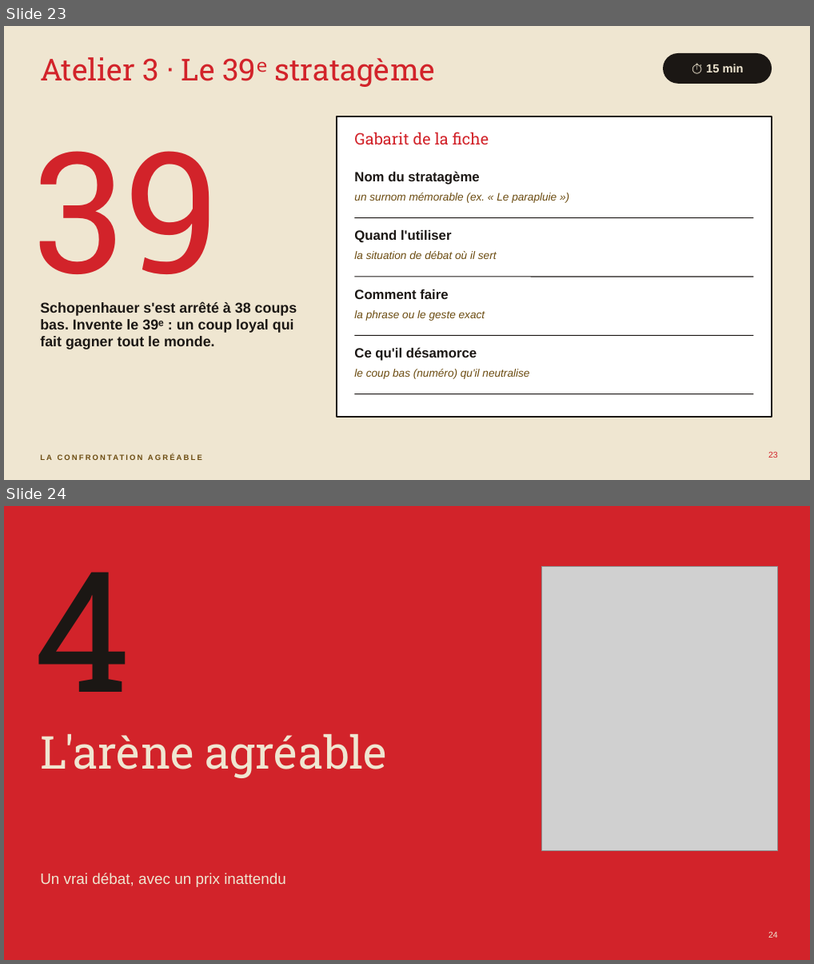
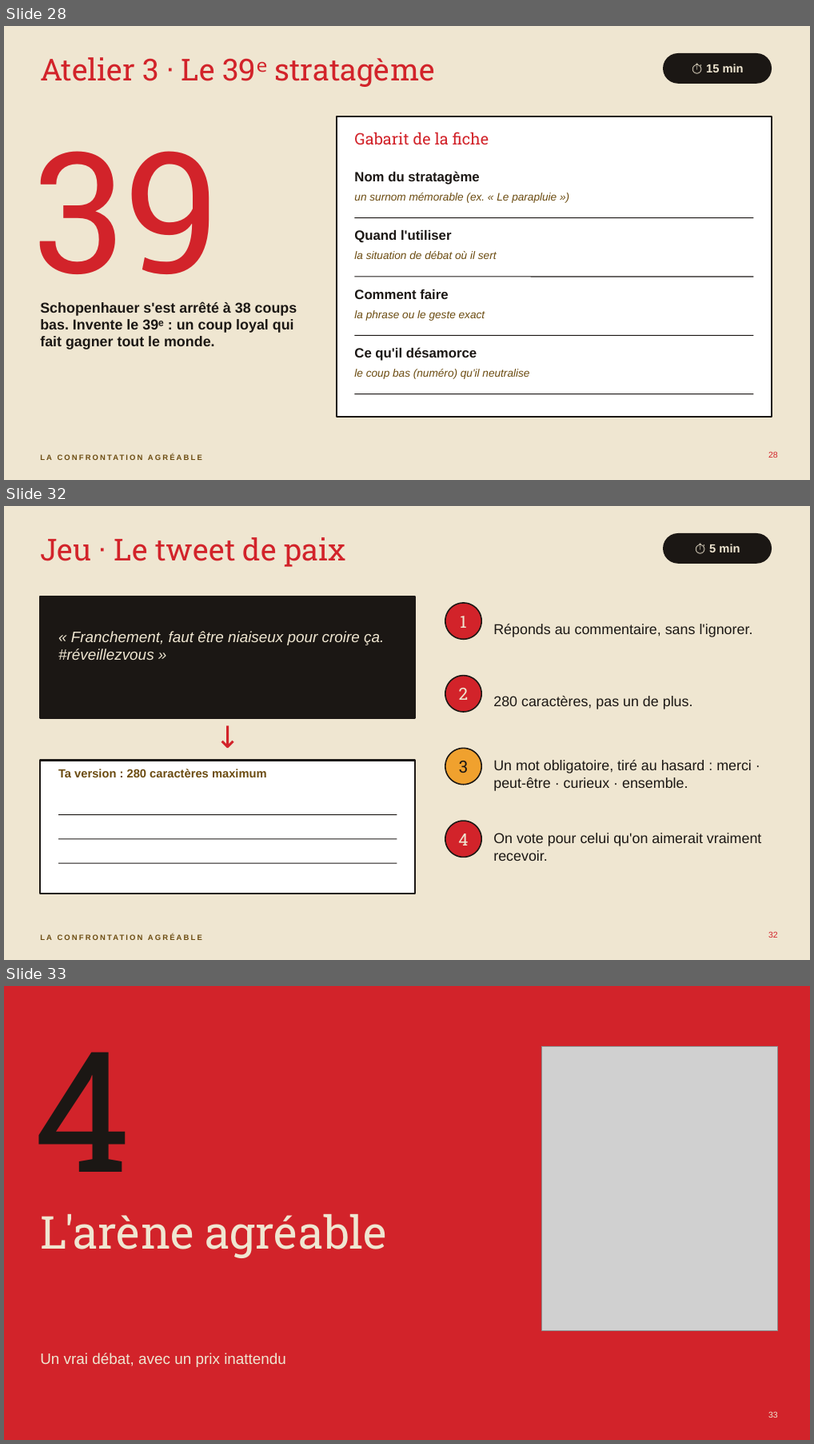
Before and after one commit to isabellepedneault111-ai/Chat-, a slide deck: debat-agreable/seminaire-confrontation-agreable.pptx. Shown one above the other, each under a label of ours: slides 23 and 24 before the commit, slides 28, 32 and 33 after it; the slides between them are not shown. The pictures are 814x964 and 814x1444 pixels, drawn with LibreOffice and Linux fonts; fonts in the diff are those of the drawing; grey boxes stand for pictures. Boxes give left, top, right and bottom in pixels: in the first picture for what was removed or moved away, otherwise in the second. Text is boxed around its words. In the diff, an @@ line names an element or a change of style, - is before the commit and + after.

```diff
--- a/debat-agreable/seminaire-confrontation-agreable.pptx
+++ b/debat-agreable/seminaire-confrontation-agreable.pptx
@@ slide 32 added at (4, 506, 810, 960), background #EFE6D1; not listed: 1 template element that a slide beside it also shows @@
@@ title added at (40, 537, 346, 567), 36 pt, text #D2232A @@
+Jeu · Le tweet de paix
@@ rounded rectangle added at (663, 533, 772, 564), fill #1B1714 @@
@@ text added at (710, 544, 740, 552), 14 pt, text #EFE6D1, bold @@
+⏱ 5 min
@@ rectangle added at (40, 596, 415, 718), fill #1B1714, outline #1B1714 2 pt @@
@@ ellipse added at (446, 603, 482, 639), fill #D2232A, outline #1B1714 1.5 pt @@
@@ text added at (460, 616, 467, 628), 20 pt, text #EFE6D1 @@
+1
@@ text added at (494, 624, 754, 637), 17 pt, text #1B1714 @@
+Réponds au commentaire, sans l'ignorer.
@@ text added at (58, 631, 384, 660), 18 pt, text #EFE6D1, italic @@
+« Franchement, faut être niaiseux pour croire ça. #réveillezvous »
@@ ellipse added at (446, 676, 482, 712), fill #D2232A, outline #1B1714 1.5 pt @@
@@ text added at (459, 688, 469, 700), 20 pt, text #EFE6D1 @@
+2
@@ text added at (494, 696, 694, 709), 17 pt, text #1B1714 @@
+280 caractères, pas un de plus.
@@ text added at (40, 718, 415, 760), 36 pt, text #D2232A @@
+↓
@@ rectangle added at (40, 760, 415, 893), fill #FFFFFF, outline #1B1714 2 pt @@
@@ text added at (58, 768, 267, 777), 14 pt, text #6B4B10, bold @@
+Ta version : 280 caractères maximum
@@ ellipse added at (446, 748, 482, 784), fill #F0A12E, outline #1B1714 1.5 pt @@
@@ text added at (459, 760, 468, 772), 20 pt, text #1B1714 @@
+3
@@ text added at (494, 760, 752, 791), 17 pt, text #1B1714 @@
+Un mot obligatoire, tiré au hasard : merci · peut-être · curieux · ensemble.
@@ line added from (58, 815) to (398, 815), #1B1714 1 pt @@
@@ line added from (58, 839) to (398, 839), #1B1714 1 pt @@
@@ ellipse added at (446, 820, 482, 857), fill #D2232A, outline #1B1714 1.5 pt @@
@@ text added at (458, 833, 468, 845), 20 pt, text #EFE6D1 @@
+4
@@ text added at (494, 832, 762, 860), 17 pt, text #1B1714 @@
+On vote pour celui qu'on aimerait vraiment recevoir.
@@ line added from (58, 863) to (398, 863), #1B1714 1 pt @@
@@ page number added at (769, 931, 778, 937), 10 pt, text #D2232A @@
+32
@@ what was slide 23 is now slide 28 @@
@@ what was slide 24 is now slide 33 @@
@@ page number at (769, 1411, 778, 1417): text changed @@
-24
+33
```
Also in this commit, not shown: 1 slide changed, 8 other slides added, 21 other files.
